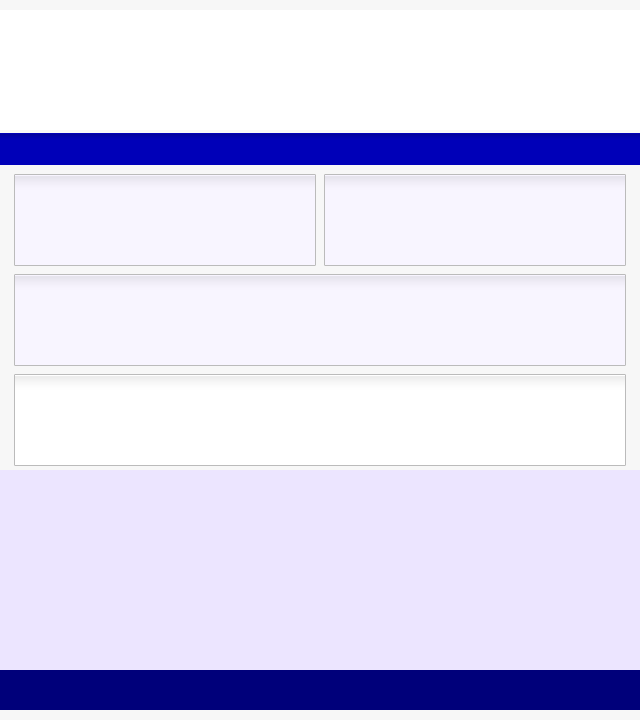
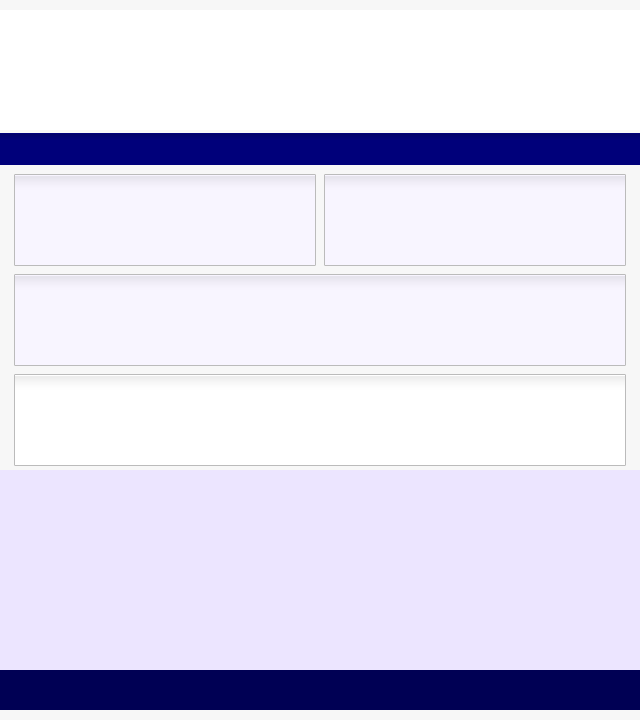
Layer changes from the first 640 x 720 image to the second:
painted on "navbar" over [0, 133, 640, 165]
painted on "footer" over [0, 670, 640, 710]
